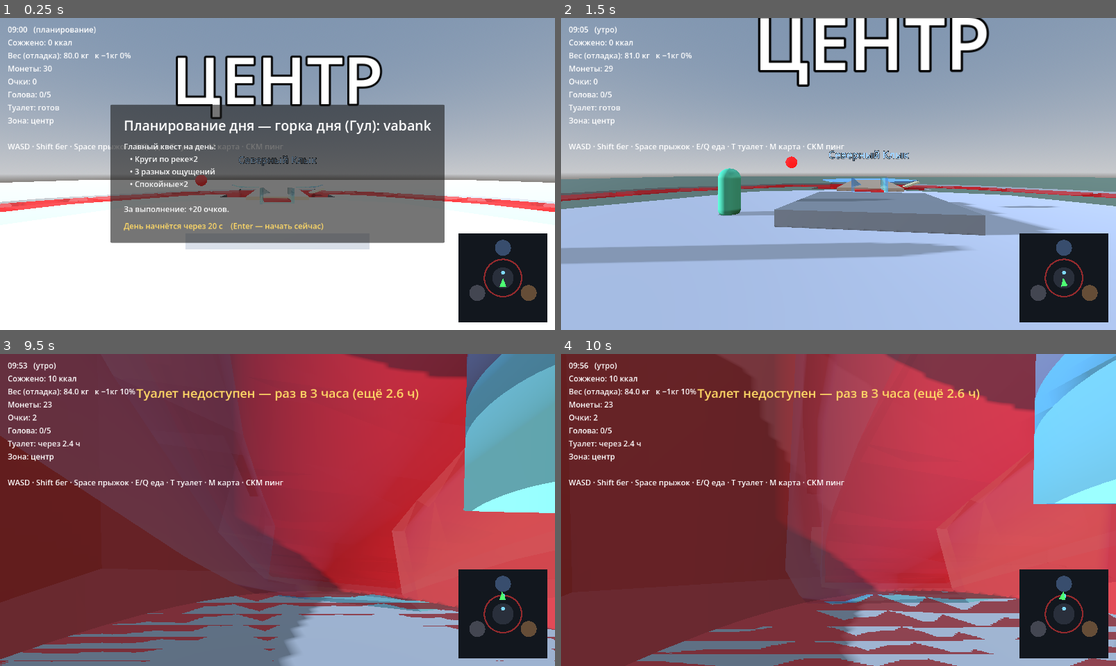
Above: before the commit, frames 1-4 (two rows, left to right).
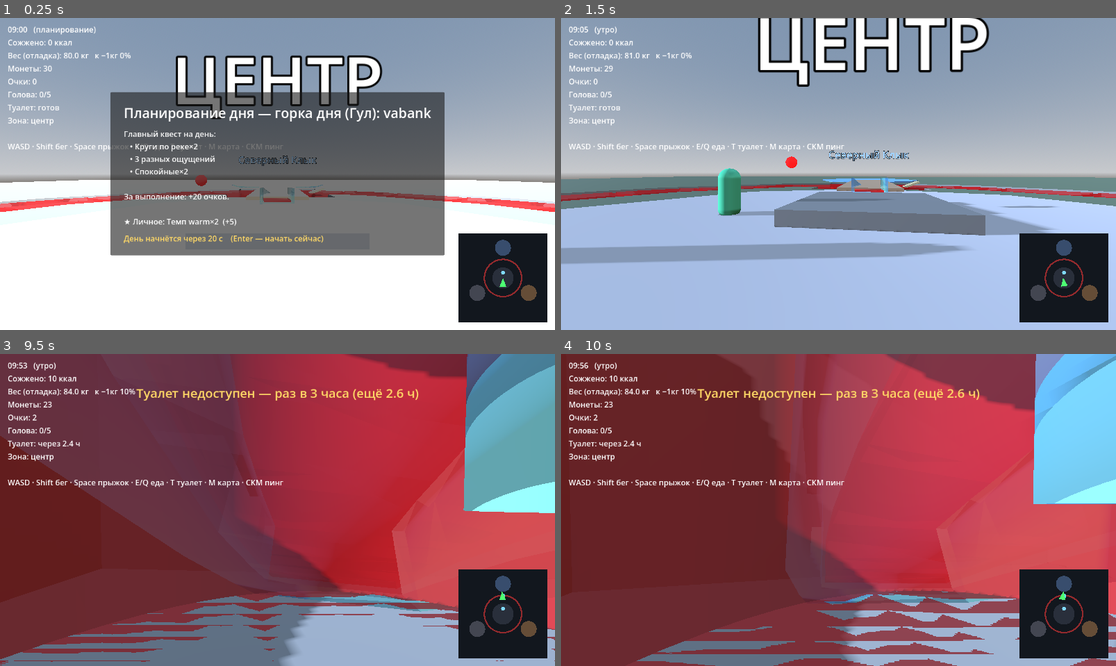
Above: after the commit, the same moments.

Repository: evangelipeep/Red-Wave
Game: Godot game, scene res://world/ParkGreybox.tscn
Same seed, same stepped clock (60 frames per second), same inputs: the game is played once before the commit and once after it. The project has no main scene, so this scene is started directly.
Inputs (mouse positions are in pixels of both pictures, inside the frame that each line leads up to):
- Up to frame 1 (0.25 s): no input
- Up to frame 2 (1.5 s): tap Enter (ui_accept) at 0.5 s; drag from (1066, 276) to (894, 105) at 0.52 s; move the mouse to (810, 174) at 1.27 s; hold W (move_forward) from 1.28 s (still down); tap E (eat_snack) at 1.35 s
- Up to frame 3 (9.5 s): tap Space (jump) at 1.52, 3.02, 3.77, 4.52, 6.02, 6.77, 7.52, 9.02 s; move the mouse to (288, 503) at 2.02 s; hold Middle mouse button (ping) 2.03-2.78 s; move the mouse to (271, 516) at 2.77 s; tap Shift (sprint) at 2.85 s; click (271, 516) at 2.92 s; move the mouse to (316, 513) at 3.52 s; hold T (toilet) 3.53-4.28 s; move the mouse to (233, 506) at 4.27 s; tap Q (eat_meal) at 4.35 s; move the mouse to (283, 510) at 5.02 s; hold E (eat_snack) 5.03-5.78 s; click (283, 510) at 5.17 s; move the mouse to (255, 503) at 5.77 s; release W (move_forward) at 5.78 s; hold D (move_right) 5.78-6.53 s; tap Middle mouse button (ping) at 5.85 s; move the mouse to (305, 510) at 6.52 s; hold Shift (sprint) 6.53-7.28 s; hold W (move_forward) 6.53-8.78 s; move the mouse to (249, 510) at 7.27 s; tap T (toilet) at 7.35 s; click (249, 510) at 7.42 s; move the mouse to (288, 503) at 8.02 s; hold Q (eat_meal) 8.03-8.78 s; move the mouse to (271, 516) at 8.77 s; hold A (move_left) from 8.78 s (still down); tap E (eat_snack) at 8.85 s
- Up to frame 4 (10 s): move the mouse to (877, 513) at 9.52 s; release A (move_left) at 9.53 s; hold W (move_forward) from 9.53 s (still down); hold Middle mouse button (ping) from 9.53 s (still down); click (877, 513) at 9.67 s; tap Space (jump) at 9.77 s

The runs differ from the first frame. In frame 1, 8.1% of the frame differs, in the area x 19-81%, y 23-77%; in frame 2, nothing differs; in frame 3, less than 0.1%; in frame 4, less than 0.1%.

Commit message:
feat(quest): личное доп-задание (+5 очков) — генерация, трекинг, показ в карте/планировании/финале
Co-Authored-By: Claude Opus 4.8 <noreply@anthropic.com>

Diff:
--- a/autoload/RunState.gd
+++ b/autoload/RunState.gd
@@ -8,6 +8,7 @@
 var dizziness: int = 0
 var current_zone: String = ""        # в какой зоне игрок ("" = центр/мост)
 var main_quest: Array = []           # бандл атомов главного квеста (QuestGenerator)
+var personal_quest: Array = []       # личное доп-задание (1 атом)
 var rides_total: int = 0             # сколько горок проехал (прокси-прогресс, фаза 1)
 var dizziness_peak: int = 0          # пик головокружения за день (для финала)
 var score: int = 0                   # очки за день
@@ -34,6 +35,7 @@
 	score = 0
 	markers.clear()
 	pings.clear()
+	personal_quest.clear()
 	_zones_visited.clear()
 	EventBus.dizziness_changed.emit(Net.local_id(), dizziness)
 	EventBus.score_changed.emit(Net.local_id(), score)
--- a/systems/quest/QuestGenerator.gd
+++ b/systems/quest/QuestGenerator.gd
@@ -151,3 +151,15 @@
 	if data == null or data.is_empty():
 		return []
 	return data[randi() % data.size()]
+
+## Личное доп-задание: один лёгкий, отслеживаемый атом (PERSONAL_PTS за выполнение).
+func generate_personal() -> Array:
+	var trackable := ["extreme", "sens", "temp", "gul", "calm", "diffsens", "food",
+		"weightlow", "weighthi", "dizzy", "perzone"]
+	var pool: Array = []
+	for a in _build_atoms():
+		if a.get("axis", "") in trackable and float(a.get("ep", 0.0)) <= 4.0:
+			pool.append(a)
+	if pool.is_empty():
+		return []
+	return [pool[randi() % pool.size()]]
--- a/systems/quest/QuestTracker.gd
+++ b/systems/quest/QuestTracker.gd
@@ -9,6 +9,8 @@
 
 var done: Array = []        # done[i] для main_quest[i]
 var _paid: bool = false
+var personal_done: bool = false
+var _personal_paid: bool = false
 
 # Сырой трекинг за день.
 var _ride_counts: Dictionary = {}
@@ -42,6 +44,8 @@
 	_dizzy_cleared_in_time = false
 	_weighthi_done = false
 	_paid = false
+	personal_done = false
+	_personal_paid = false
 	done.clear()
 	done.resize(RunState.main_quest.size())
 	for i in done.size():
@@ -89,11 +93,32 @@
 		RunState.add_score(GameConstants.MAIN_PAYOUT)
 		EventBus.toast.emit("Главный квест выполнен! +%d очков" % GameConstants.MAIN_PAYOUT)
 
-# Прогресс атома (текущее, нужно) — для карточек «2/5».
+	# Личное доп-задание.
+	if not RunState.personal_quest.is_empty():
+		var pd := _evaluate(RunState.personal_quest[0])
+		if pd and not personal_done:
+			EventBus.quest_progress.emit(Net.local_id(), str(RunState.personal_quest[0].get("name", "")), true)
+		personal_done = pd
+		if pd and can_pay and not _personal_paid:
+			_personal_paid = true
+			RunState.add_score(GameConstants.PERSONAL_PTS)
+			EventBus.toast.emit("Личное задание выполнено! +%d очков" % GameConstants.PERSONAL_PTS)
+
+# Прогресс атома главного квеста (текущее, нужно) — для карточек «2/5».
 func progress(i: int) -> Vector2i:
 	if i < 0 or i >= RunState.main_quest.size():
 		return Vector2i(0, 1)
-	var a: Dictionary = RunState.main_quest[i]
+	return _progress_atom(RunState.main_quest[i])
+
+func personal_progress() -> Vector2i:
+	if RunState.personal_quest.is_empty():
+		return Vector2i(0, 1)
+	return _progress_atom(RunState.personal_quest[0])
+
+func personal_is_done() -> bool:
+	return personal_done
+
+func _progress_atom(a: Dictionary) -> Vector2i:
 	var axis := str(a.get("axis", ""))
 	var n := int(a.get("n", 1))
 	match axis:
@@ -119,7 +144,7 @@
 		"food":
 			return Vector2i(mini(_eaten_zones.size(), 3), 3)
 		_:
-			return Vector2i(1 if is_done(i) else 0, 1)
+			return Vector2i(1 if _evaluate(a) else 0, 1)
 
 func _zone_ridden_count(zone: String) -> int:
 	var c := 0
--- a/ui/FinaleScreen.gd
+++ b/ui/FinaleScreen.gd
@@ -35,6 +35,9 @@
 		var a: Dictionary = RunState.main_quest[i]
 		var mark := "✓" if QuestTracker.is_done(i) else "✗"
 		s += "   %s %s\n" % [mark, str(a.get("name", "?"))]
+	if not RunState.personal_quest.is_empty():
+		var pm := "✓" if QuestTracker.personal_is_done() else "✗"
+		s += "\n★ Личное: %s %s\n" % [pm, str(RunState.personal_quest[0].get("name", "?"))]
 	s += "\nОЧКИ ЗА ДЕНЬ: %d\n\n" % RunState.score
 	s += "Enter — заново"
 	return s
--- a/ui/MapOverlay.gd
+++ b/ui/MapOverlay.gd
@@ -60,15 +60,54 @@
 		v.add_child(sub)
 		_cards.add_child(card)
 		_entries.append({"title": title, "sub": sub, "accent": sb, "i": i})
+	if not RunState.personal_quest.is_empty():
+		_add_personal_card()
 	_update_cards()
+
+func _add_personal_card() -> void:
+	var sb := StyleBoxFlat.new()
+	sb.set_corner_radius_all(12)
+	sb.bg_color = Color(0.14, 0.11, 0.18, 0.95)
+	sb.border_width_left = 6
+	sb.content_margin_left = 14
+	sb.content_margin_right = 14
+	sb.content_margin_top = 10
+	sb.content_margin_bottom = 10
+	var card := PanelContainer.new()
+	card.add_theme_stylebox_override("panel", sb)
+	card.size_flags_horizontal = Control.SIZE_EXPAND_FILL
+	var v := VBoxContainer.new()
+	card.add_child(v)
+	var title := Label.new()
+	title.add_theme_font_size_override("font_size", 17)
+	var sub := Label.new()
+	sub.add_theme_font_size_override("font_size", 13)
+	sub.modulate = Color(0.75, 0.78, 0.85)
+	v.add_child(title)
+	v.add_child(sub)
+	_cards.add_child(card)
+	_entries.append({"title": title, "sub": sub, "accent": sb, "i": -1, "personal": true})
 
 func _update_cards() -> void:
 	_tasks_head.text = "ЗАДАНИЯ   %d" % RunState.main_quest.size()
 	for e in _entries:
-		var i: int = e["i"]
-		var atom: Dictionary = RunState.main_quest[i]
-		var pr := QuestTracker.progress(i)
-		var st := _status(i)
+		var personal: bool = e.get("personal", false)
+		var atom: Dictionary
+		var pr: Vector2i
+		var st: String
+		var prefix := ""
+		if personal:
+			if RunState.personal_quest.is_empty():
+				continue
+			atom = RunState.personal_quest[0]
+			pr = QuestTracker.personal_progress()
+			st = _status_personal()
+			prefix = "★ Личное: "
+		else:
+			var i: int = e["i"]
+			atom = RunState.main_quest[i]
+			pr = QuestTracker.progress(i)
+			st = _status(i)
 		var accent: Color
 		var word: String
 		match st:
@@ -82,8 +121,15 @@
 				accent = Color(0.85, 0.2, 0.25)
 				word = "В процессе"
 		(e["accent"] as StyleBoxFlat).border_color = accent
-		(e["title"] as Label).text = str(atom.get("name", "?"))
+		(e["title"] as Label).text = prefix + str(atom.get("name", "?"))
 		(e["sub"] as Label).text = "%s   %d/%d" % [word, pr.x, pr.y]
+
+func _status_personal() -> String:
+	if QuestTracker.personal_is_done():
+		return "done"
+	if not Clock.running and Clock.day_fraction >= 1.0:
+		return "failed"
+	return "active"
 
 func _status(i: int) -> String:
 	if QuestTracker.is_done(i):
--- a/ui/PlanningOverlay.gd
+++ b/ui/PlanningOverlay.gd
@@ -39,4 +39,7 @@
 	for a in RunState.main_quest:
 		s += "   • %s\n" % str(a.get("name", "?"))
 	s += "\nЗа выполнение: +%d очков." % GameConstants.MAIN_PAYOUT
+	if not RunState.personal_quest.is_empty():
+		s += "\n\n★ Личное: %s  (+%d)" % [
+			str(RunState.personal_quest[0].get("name", "?")), GameConstants.PERSONAL_PTS]
 	return s
--- a/world/RunBootstrap.gd
+++ b/world/RunBootstrap.gd
@@ -17,6 +17,7 @@
 	RunState.coins = 30   # DEBUG: больше монет, чтобы можно было переесть до лока ≥91 кг
 	Hype.roll()
 	RunState.main_quest = QuestGenerator.generate_main()
+	RunState.personal_quest = QuestGenerator.generate_personal()
 	print("[Run] горка дня = %s, день = %.0f сек, атомов в квесте = %d" % [
 		Hype.day_slide, debug_run_length, RunState.main_quest.size()])
 	EventBus.scheduled_event.connect(_on_scheduled)
